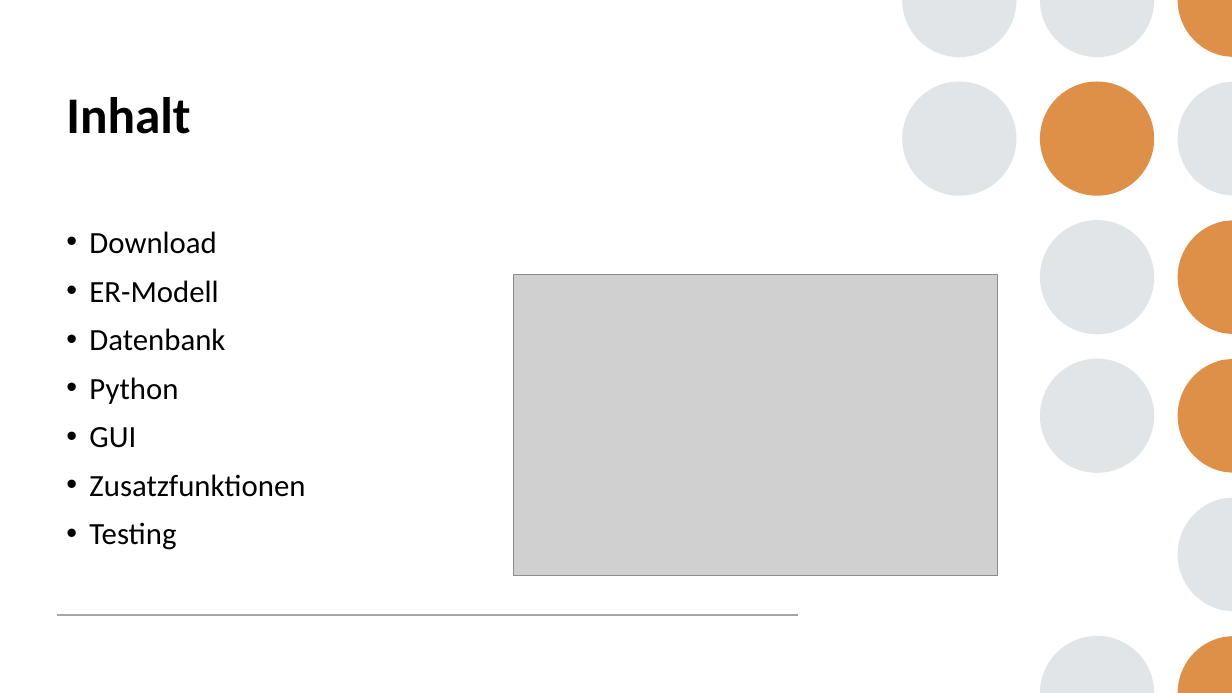
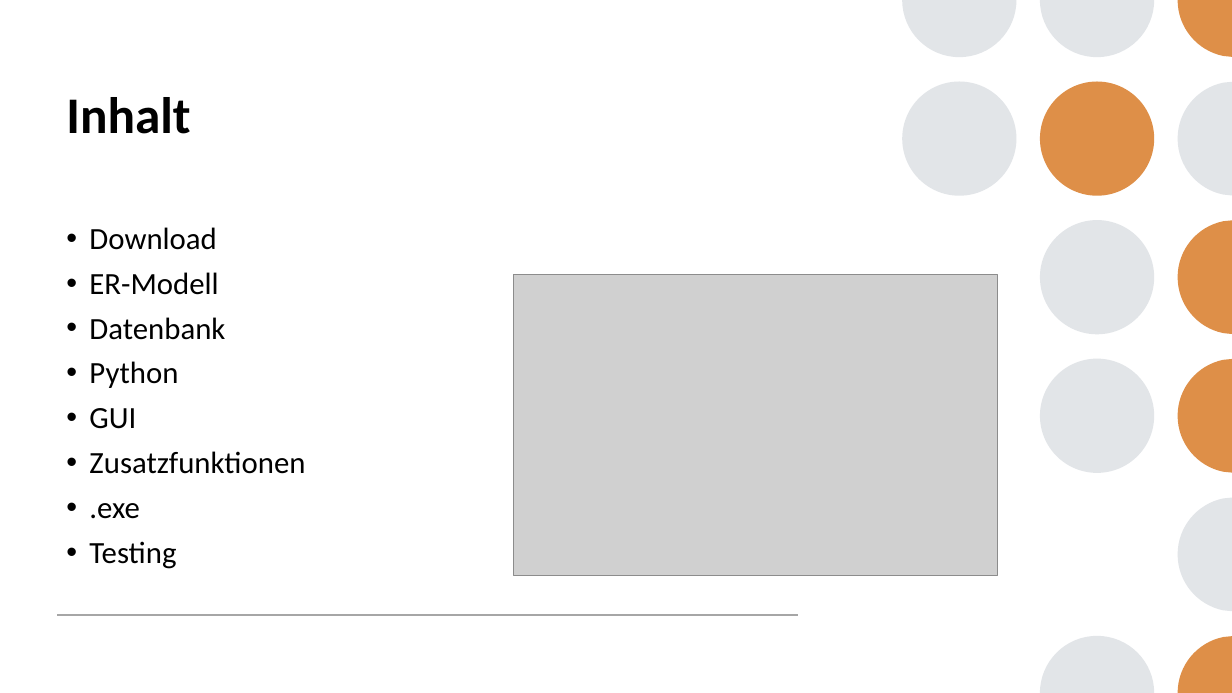
Before and after one commit to AllieW99/Feinstaubstation, a slide deck: slide 2 of Documentation/Abschlusspräsentation.pptx. Drawn at 1232x693 pixels with LibreOffice and Linux fonts; fonts in the diff are those of the drawing; grey boxes stand for pictures. Boxes give left, top, right and bottom in pixels: in the first picture for what was removed or moved away, otherwise in the second. Text is boxed around its words. In the diff, an @@ line names an element or a change of style, - is before the commit and + after.

```diff
--- a/Documentation/Abschlusspräsentation.pptx
+++ b/Documentation/Abschlusspräsentation.pptx
@@ text at [89,227,305,569]: line spacing 1 to 0.9 @@
@@ text at [89,503,139,519]: paragraph added @@
+• .exe
```
Also in this commit, not shown: 1 slide added.
